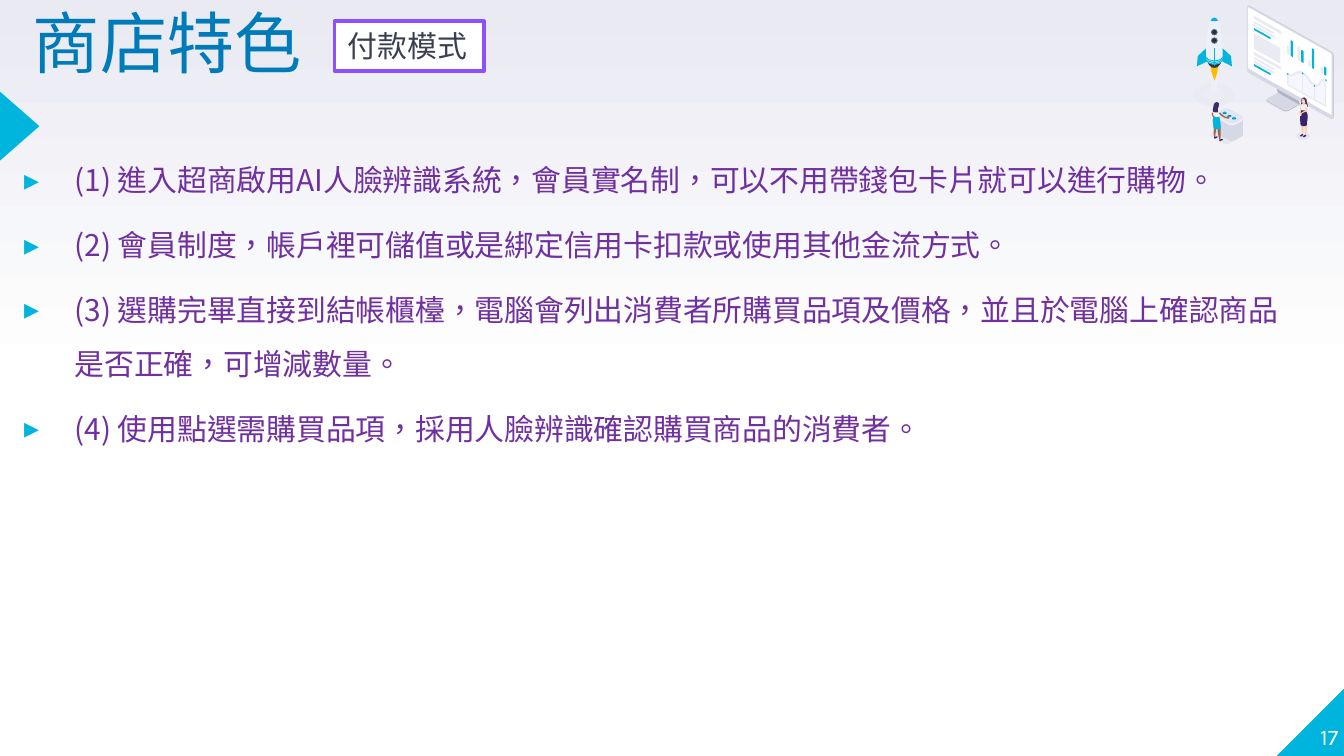
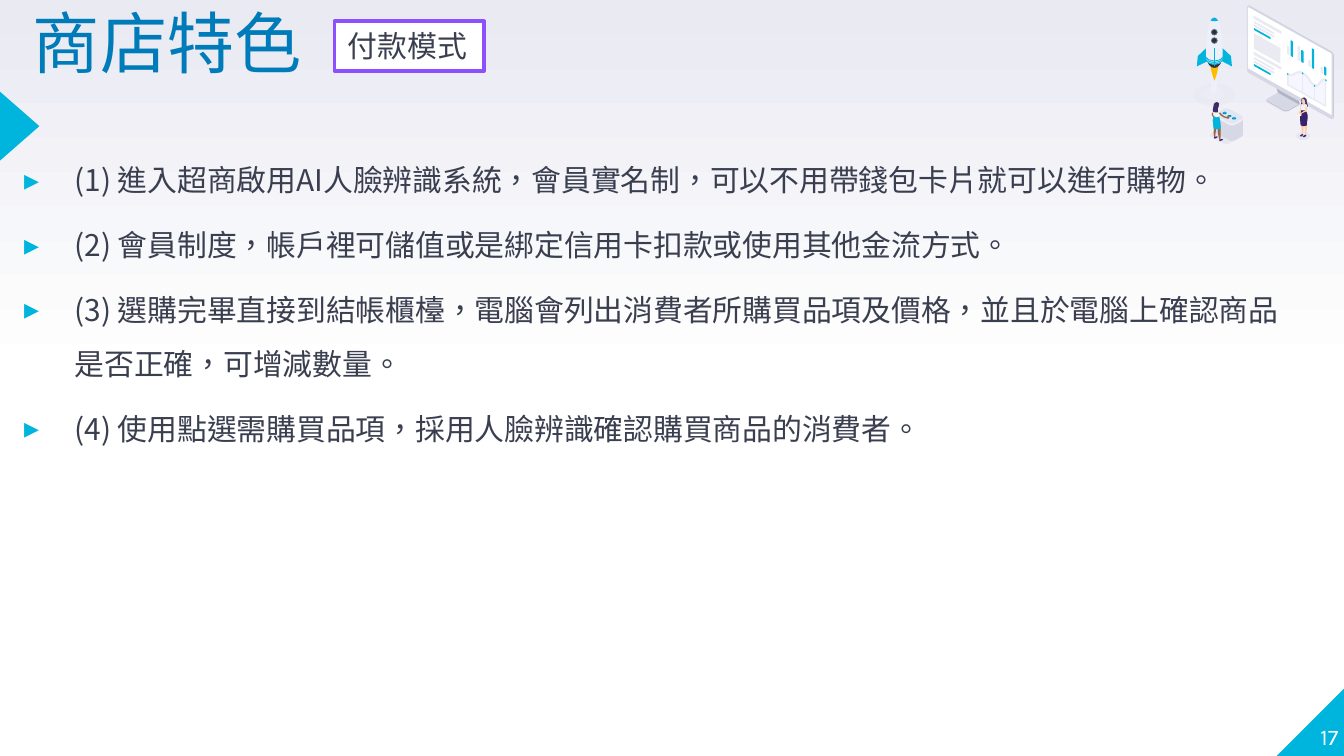
Before and after one commit to WilionLai/website, a slide deck: slide 17 of ppt/proposal_0111.pptx. Drawn at 1344x756 pixels with LibreOffice and Linux fonts; fonts in the diff are those of the drawing. Boxes give left, top, right and bottom in pixels: in the first picture for what was removed or moved away, otherwise in the second. Text is boxed around its words. In the diff, an @@ line names an element or a change of style, - is before the commit and + after.

Commit message:
Modify

```diff
--- a/ppt/proposal_0111.pptx
+++ b/ppt/proposal_0111.pptx
@@ text "(1) 進入超商啟用AI人臉辨識系統，會員實名制，可以不用帶錢包卡片就可以進行購物。" at [75, 166, 1279, 446]: text colour #7030A0 to #3A3F50 @@
```
Also in this commit, not shown: 3 other slides changed.
